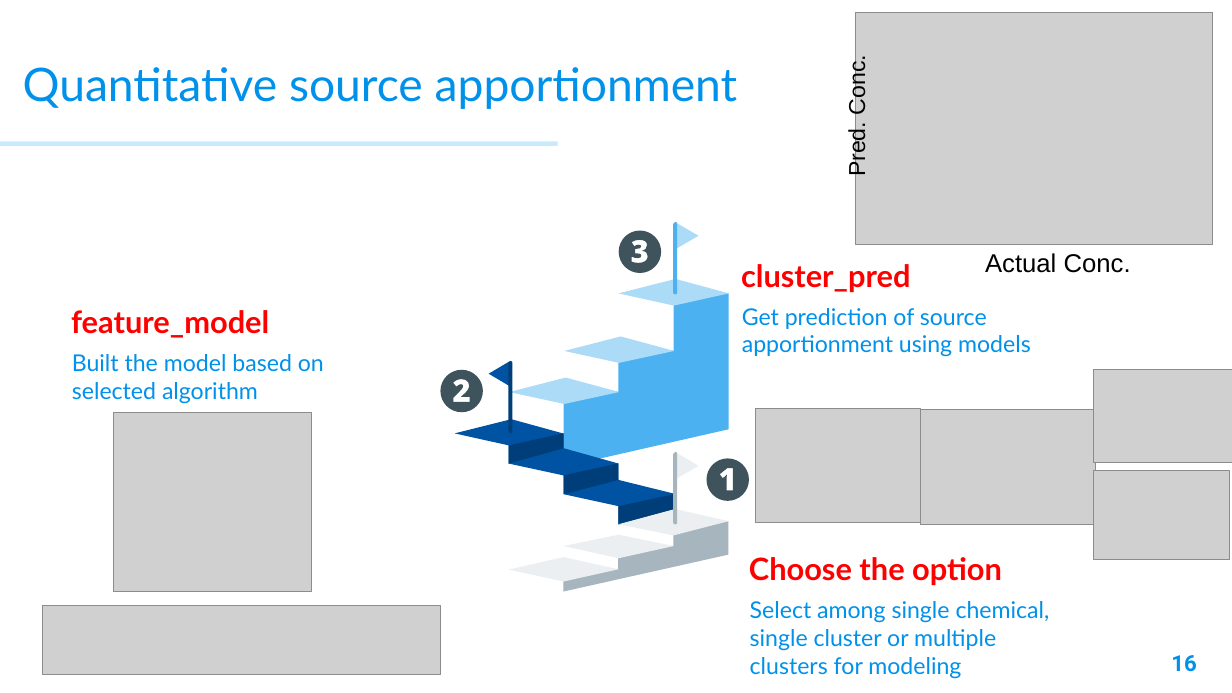
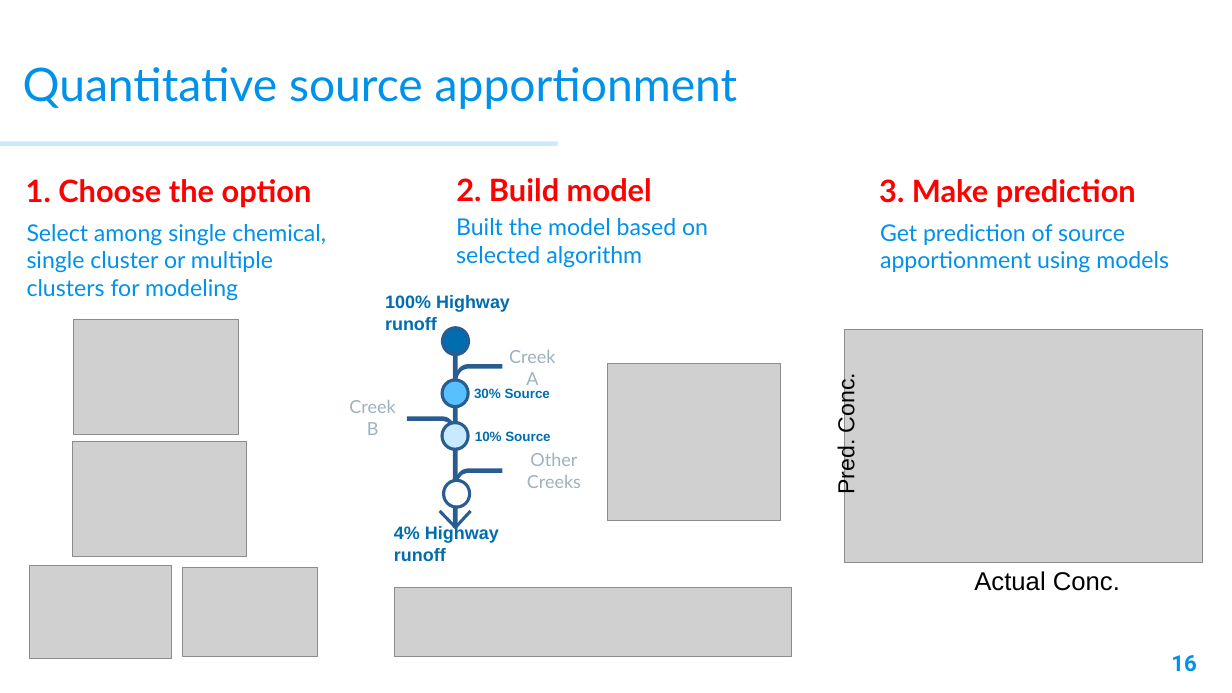
Before and after one commit to XiminHu/mass-suite, a slide deck: slide 16 of doc/20210326 ACS presentation.pptx. Drawn at 1232x693 pixels with LibreOffice and Linux fonts; fonts in the diff are those of the drawing; grey boxes stand for pictures; background and template pictures are left out. Boxes give left, top, right and bottom in pixels: in the first picture for what was removed or moved away, otherwise in the second. Text is boxed around its words. In the diff, an @@ line names an element or a change of style, - is before the commit and + after.

```diff
--- a/doc/20210326 ACS presentation.pptx
+++ b/doc/20210326 ACS presentation.pptx
@@ text at <box>26,179,312,207</box>: text changed @@
-Choose the option
+1. Choose the option
@@ text at <box>456,178,652,202</box>: text changed @@
-feature_model
+2. Build model
@@ text added at <box>879,179,1136,207</box>, 24 pt, text #FF0000, bold @@
+3. Make prediction
@@ text "Built the model based on ...": place and size @@
-text "Built the model based on ..." at <box>72,354,324,404</box>
+text "Built the model based on ..." at <box>456,218,708,268</box>
@@ text "Select among single chemical, single ...": place and size @@
-text "Select among single chemical, single ..." at <box>750,601,1050,679</box>
+text "Select among single chemical, single ..." at <box>27,224,326,301</box>
@@ group removed at <box>455,222,750,592</box>: 18 freeform shapes @@
@@ text "Get prediction of source apportionment ...": place and size @@
-text "Get prediction of source apportionment ..." at <box>742,308,1031,357</box>
+text "Get prediction of source apportionment ..." at <box>880,224,1169,273</box>
@@ text removed at <box>741,264,910,292</box> @@
-cluster_pred
@@ picture: place and size @@
-picture at <box>756,409,921,523</box>
+picture at <box>74,320,239,434</box>
@@ freeform shape at <box>453,364,503,390</box>: fill #3F535D to #295D92; rotation 0 to 270 degrees; outline redrawn @@
@@ picture: place and size @@
-picture at <box>114,412,312,592</box>
+picture at <box>607,364,780,521</box>
@@ picture: place and size @@
-picture at <box>921,409,1095,524</box>
+picture at <box>72,442,247,556</box>
@@ group added at <box>349,295,581,561</box>: 8 ellipses, 7 texts, 3 rectangles, 1 freeform shape @@
+4% Highway runoff
+Other Creeks
+Creek A
+Creek B
+100% Highway runoff
+30% Source
+10% Source
@@ freeform shape at <box>453,469,503,494</box>: fill #003E7A to #295D92; rotation 0 to 270 degrees; outline redrawn @@
@@ picture: place and size @@
-picture at <box>1094,370,1232,463</box>
+picture at <box>30,566,171,659</box>
@@ picture: place and size @@
-picture at <box>1094,471,1230,560</box>
+picture at <box>182,567,318,656</box>
@@ 2 texts, 1 picture: place and size @@
-2 texts, 1 picture at <box>844,12,1214,273</box>
+2 texts, 1 picture at <box>833,330,1202,591</box>
@@ picture: place and size @@
-picture at <box>43,605,440,675</box>
+picture at <box>395,587,792,656</box>
```
Also in this commit, not shown: 16 other slides changed, 1 slide added, 1 slide removed, 22 other files.
